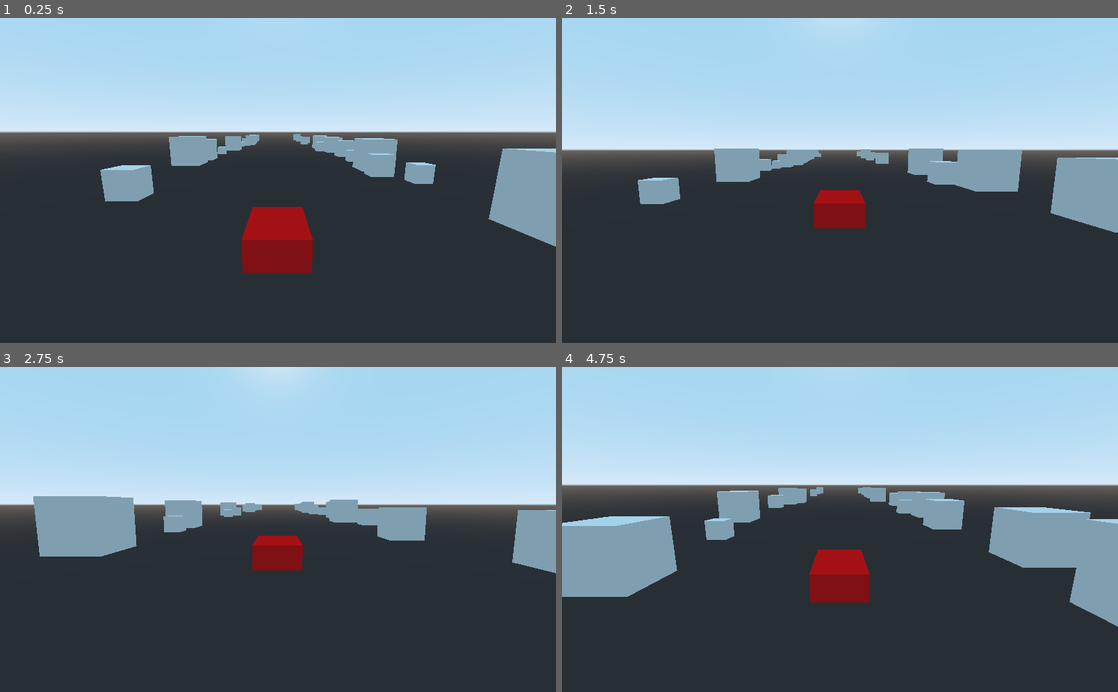
Above: before the commit, frames 1-4 (two rows, left to right).
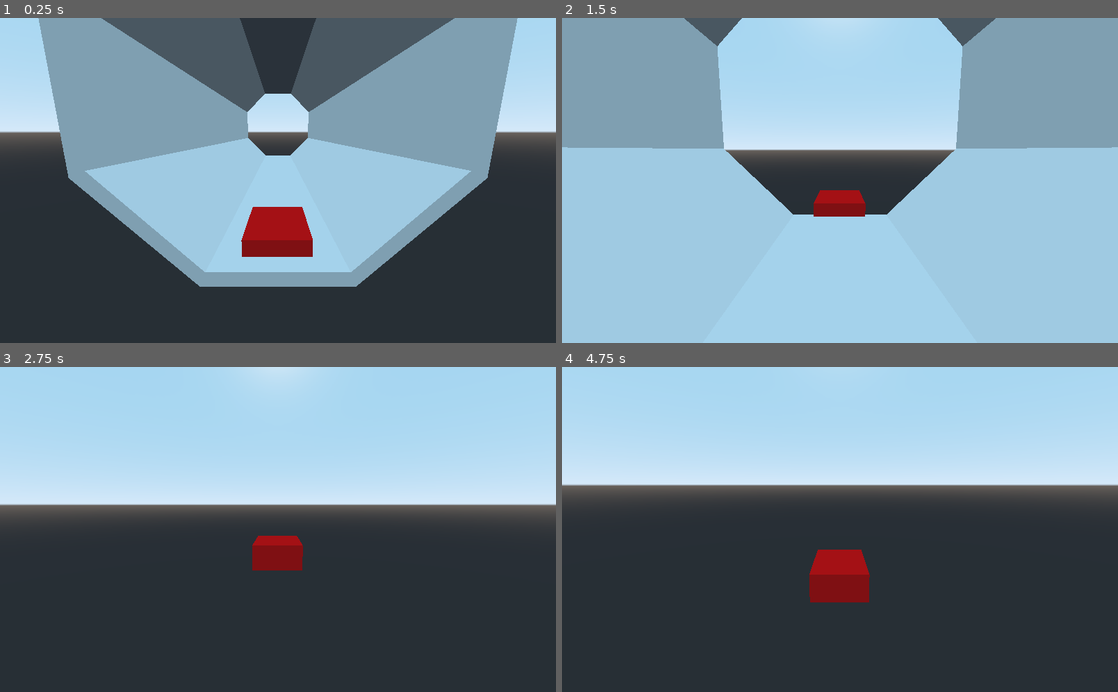
Above: after the commit, the same moments.

Repository: Gatlink/LD50
Game: Godot game, scene res://Main.tscn
Two runs of this game, one before a commit and one after it. Both use one fixed random seed, a clock stepped at 60 frames per second and the inputs below.
Inputs:
- Up to frame 1 (0.25 s): no input
- Up to frame 2 (1.5 s): tap Enter at 0.5 s; hold W (Accelerate) 0.53-1.28 s
- Up to frame 3 (2.75 s): hold W (Accelerate) from 2.03 s (still down)
- Up to frame 4 (4.75 s): release W (Accelerate) at 3.53 s

The runs differ from the first frame. In frame 1, 55% of the frame differs, in the area x 6-100%, y 0-83%; in frame 2, 78%, in the area x 0-100%, y 0-100%; in frame 3, 6.9%; in frame 4, 12%.

Commit message:
Level chunks

Diff:
--- a/Game.gd
+++ b/Game.gd
@@ -22,7 +22,7 @@
 
 func _ready() -> void:
 	randomize()
-	call_deferred("spawn_obstacles", 100)
+#	call_deferred("spawn_obstacles", 100)
 
 
 func spawn_obstacles(count : int) -> void:
--- /dev/null
+++ b/Level/Chunk.tscn
@@ -0,0 +1,78 @@
+[gd_scene load_steps=2 format=2]
+
+[sub_resource type="BoxShape" id=1]
+extents = Vector3( 2, 0.2, 5 )
+
+[node name="Chunk" type="StaticBody"]
+
+[node name="Bottom" type="CollisionShape" parent="."]
+transform = Transform( 1, 0, 0, 0, 1, 0, 0, 0, 1, 0, -0.2, 0 )
+shape = SubResource( 1 )
+
+[node name="CSGBox" type="CSGBox" parent="Bottom"]
+width = 4.0
+height = 0.4
+depth = 10.0
+
+[node name="BottomLeft" type="CollisionShape" parent="."]
+transform = Transform( -0.707107, -0.707107, 0, 0.707107, -0.707107, 0, 0, 0, 1, -3.27524, 1.15795, 0 )
+shape = SubResource( 1 )
+
+[node name="CSGBox" type="CSGBox" parent="BottomLeft"]
+width = 4.0
+height = 0.4
+depth = 10.0
+
+[node name="BottomRight" type="CollisionShape" parent="."]
+transform = Transform( -0.707107, 0.707107, 0, -0.707107, -0.707107, 0, 0, 0, 1, 3.275, 1.158, 0 )
+shape = SubResource( 1 )
+
+[node name="CSGBox" type="CSGBox" parent="BottomRight"]
+width = 4.0
+height = 0.4
+depth = 10.0
+
+[node name="Left" type="CollisionShape" parent="."]
+transform = Transform( -4.37114e-08, -1, 0, 1, -4.37114e-08, 0, 0, 0, 1, -4.629, 4.436, 0 )
+shape = SubResource( 1 )
+
+[node name="CSGBox" type="CSGBox" parent="Left"]
+width = 4.0
+height = 0.4
+depth = 10.0
+
+[node name="Right" type="CollisionShape" parent="."]
+transform = Transform( -4.37114e-08, -1, 0, 1, -4.37114e-08, 0, 0, 0, 1, 4.62879, 4.43559, 0 )
+shape = SubResource( 1 )
+
+[node name="CSGBox" type="CSGBox" parent="Right"]
+width = 4.0
+height = 0.4
+depth = 10.0
+
+[node name="TopLeft" type="CollisionShape" parent="."]
+transform = Transform( -0.707107, 0.707107, 0, -0.707107, -0.707107, 0, 0, 0, 1, -3.27524, 7.69888, 0 )
+shape = SubResource( 1 )
+
+[node name="CSGBox" type="CSGBox" parent="TopLeft"]
+width = 4.0
+height = 0.4
+depth = 10.0
+
+[node name="TopRight" type="CollisionShape" parent="."]
+transform = Transform( -0.707107, -0.707107, 0, 0.707107, -0.707107, 0, 0, 0, 1, 3.275, 7.699, 0 )
+shape = SubResource( 1 )
+
+[node name="CSGBox" type="CSGBox" parent="TopRight"]
+width = 4.0
+height = 0.4
+depth = 10.0
+
+[node name="Top" type="CollisionShape" parent="."]
+transform = Transform( 1, 0, 0, 0, 1, 0, 0, 0, 1, 0, 9.0485, 0 )
+shape = SubResource( 1 )
+
+[node name="CSGBox" type="CSGBox" parent="Top"]
+width = 4.0
+height = 0.4
+depth = 10.0
--- a/Main.tscn
+++ b/Main.tscn
@@ -1,9 +1,10 @@
-[gd_scene load_steps=6 format=2]
+[gd_scene load_steps=7 format=2]
 
 [ext_resource path="res://Ship/Ship.tscn" type="PackedScene" id=1]
 [ext_resource path="res://Game.gd" type="Script" id=2]
 [ext_resource path="res://FollowShip.gd" type="Script" id=3]
 [ext_resource path="res://FollowSpeed.gd" type="Script" id=4]
+[ext_resource path="res://Level/Chunk.tscn" type="PackedScene" id=5]
 
 [sub_resource type="Curve3D" id=1]
 _data = {
@@ -36,5 +37,14 @@
 [node name="LookAt" type="Position3D" parent="Ship"]
 transform = Transform( 1, 0, 0, 0, 1, 0, 0, 0, 1, 0, 0, -9.08113 )
 
+[node name="Chunk" parent="." instance=ExtResource( 5 )]
+transform = Transform( 1, 0, 0, 0, 1, 0, 0, 0, 1, 0, 0, -2.75615 )
+
+[node name="Chunk2" parent="." instance=ExtResource( 5 )]
+transform = Transform( 1, 0, 0, 0, 1, 0, 0, 0, 1, 0, 0, -12.6889 )
+
+[node name="Chunk3" parent="." instance=ExtResource( 5 )]
+transform = Transform( 1, 0, 0, 0, 1, 0, 0, 0, 1, 0, 0, -22.5064 )
+
 [node name="Camera" type="Camera" parent="."]
 transform = Transform( 1, 0, 0, 0, 0.999999, -0.0014336, 0, 0.0014336, 0.999999, 0, 3.46905, 7.49703 )
--- a/Ship/Ship.tscn
+++ b/Ship/Ship.tscn
@@ -8,7 +8,11 @@
 [sub_resource type="SpatialMaterial" id=1]
 albedo_color = Color( 1, 0, 0, 1 )
 
-[node name="Ship" type="Spatial"]
+[sub_resource type="SphereShape" id=3]
+radius = 0.5
+
+[node name="Ship" type="KinematicBody"]
+collision_mask = 2
 script = ExtResource( 1 )
 acceleration = SubResource( 2 )
 
@@ -19,3 +23,6 @@
 height = 1.0
 depth = 3.0
 material = SubResource( 1 )
+
+[node name="CollisionShape" type="CollisionShape" parent="."]
+shape = SubResource( 3 )
--- a/project.godot
+++ b/project.godot
@@ -40,6 +40,11 @@
  ]
 }
 
+[layer_names]
+
+3d_physics/layer_1="Ship"
+3d_physics/layer_2="Level"
+
 [physics]
 
 common/enable_pause_aware_picking=true
Not shown: 1 places in Ship/Ship.tscn that only renumber resources
